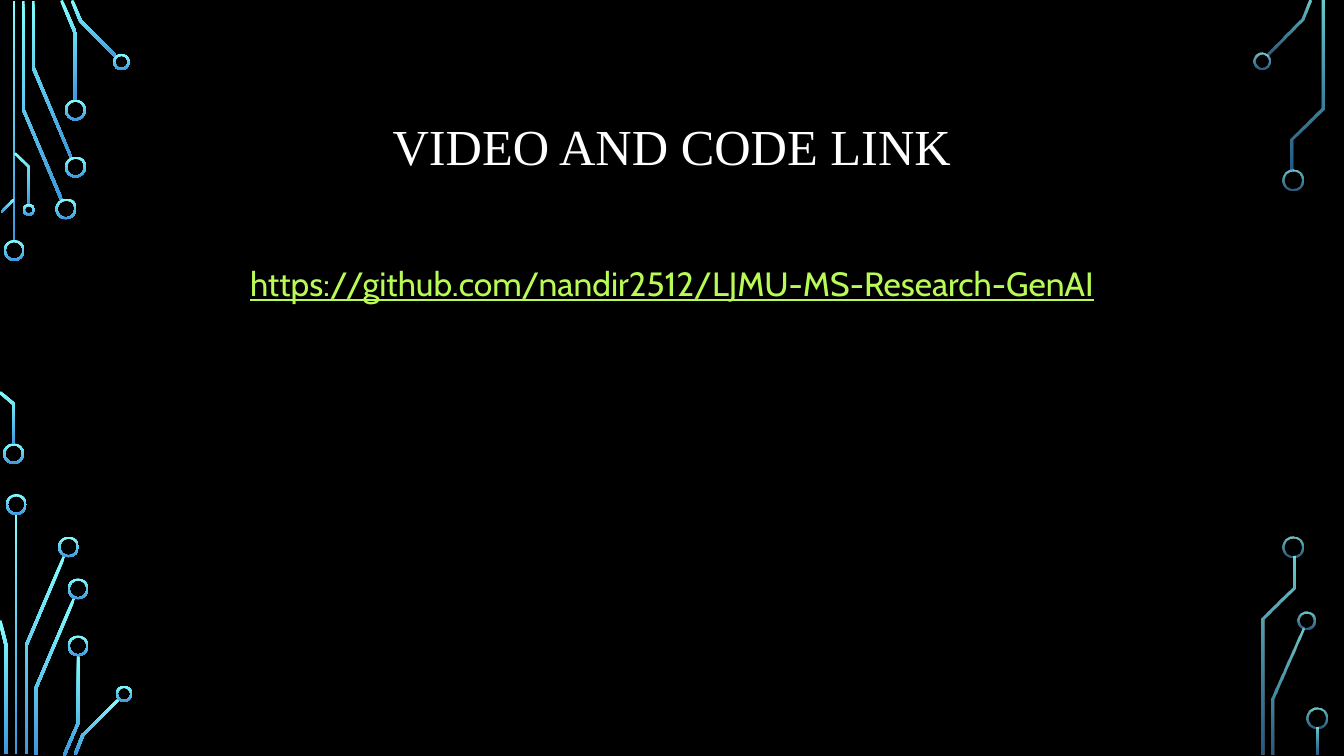
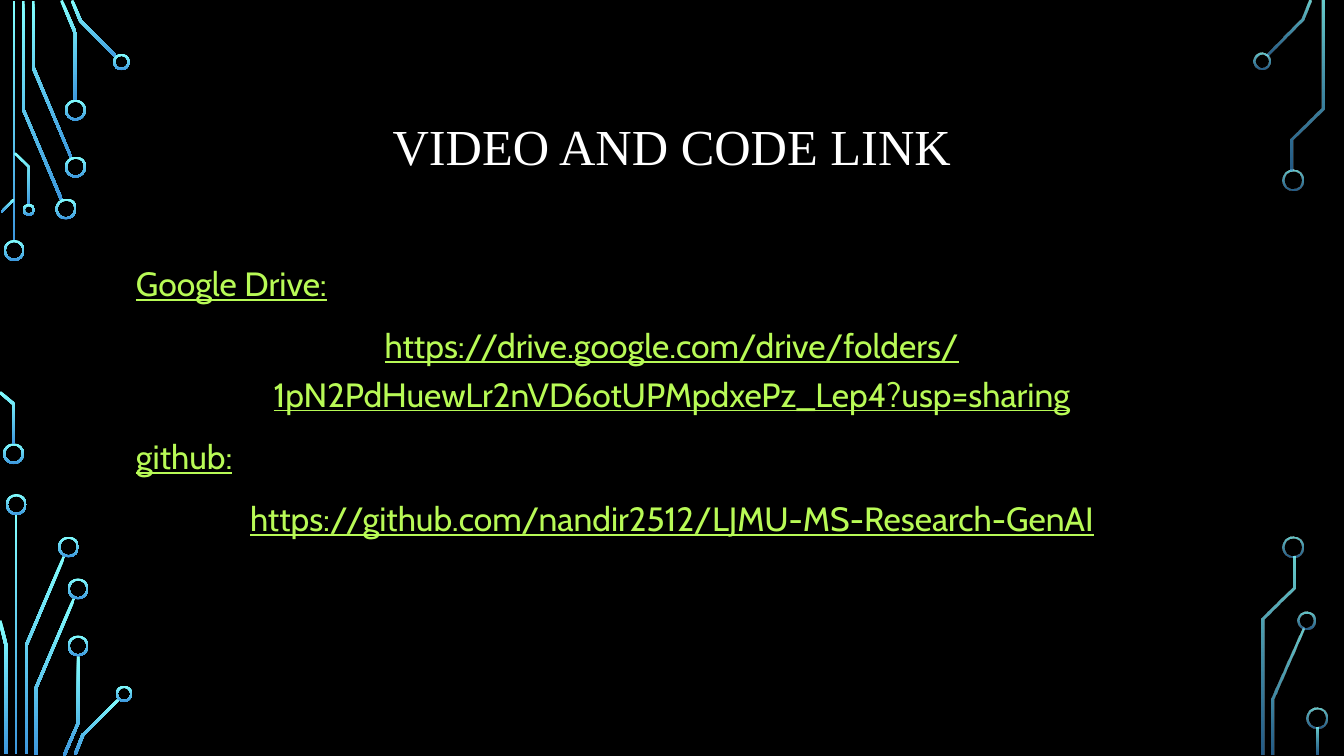
Before and after one commit to nandir2512/LJMU-MS-Research-GenAI, a slide deck: slide 14 of Rahul_Nandi_Final_Thesis_Video/Presentation.pptx. Drawn at 1344x756 pixels with LibreOffice and Linux fonts; fonts in the diff are those of the drawing; background and template pictures are left out. Boxes give left, top, right and bottom in pixels: in the first picture for what was removed or moved away, otherwise in the second. Text is boxed around its words. In the diff, an @@ line names an element or a change of style, - is before the commit and + after.

```diff
--- a/Rahul_Nandi_Final_Thesis_Video/Presentation.pptx
+++ b/Rahul_Nandi_Final_Thesis_Video/Presentation.pptx
@@ text at bbox=[136, 270, 1071, 477]: paragraphs added @@
+Google Drive:
+https://drive.google.com/drive/folders/1pN2PdHuewLr2nVD6otUPMpdxePz_Lep4?usp=sharing
+github:
```
Also in this commit, not shown: 7 other slides changed.
